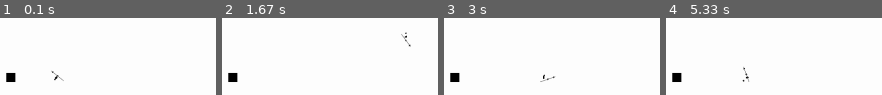
Above: before the commit, frames 1-4 (left to right).
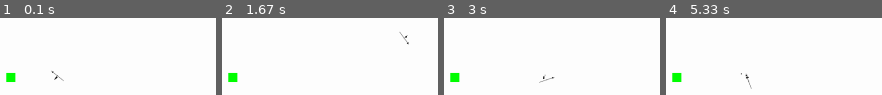
Above: after the commit, the same moments.

Repository: LeBoku/tds
Game: pygame game, started from tds/tds/tds.py
Same seed, same stepped clock (60 frames per second), same inputs: the game is played once before the commit and once after it.
Inputs (mouse positions are in pixels of both pictures, inside the frame that each line leads up to):
- Up to frame 1 (0.1 s): no input
- Up to frame 2 (1.67 s): hold D 0.33-0.8 s; move the mouse to (outside the picture) at 0.37 s; hold W 0.83-1.13 s; move the mouse to (outside the picture) at 0.87 s; hold D 1.17-1.63 s; move the mouse to (outside the picture) at 1.2 s
- Up to frame 3 (3 s): hold A 1.67-2.2 s; move the mouse to (outside the picture) at 1.7 s; click (444, 67) at 2.28 s; hold S 2.57-2.87 s; click (outside the picture) at 2.65 s; hold A from 2.9 s (still down); click (outside the picture) at 2.98 s
- Up to frame 4 (5.33 s): release A at 3.3 s; hold W 3.33-3.7 s; click (outside the picture) at 3.42 s; hold D 3.73-4.37 s; click (outside the picture) at 3.82 s; hold S 4.4-4.77 s; click (outside the picture) at 4.48 s; hold A 4.8-5.27 s; click (732, 44) at 4.88 s; hold D from 5.3 s (still down)

The runs differ from the first frame. In frame 1, 0.6% of the frame differs, in the area x 2-28%, y 71-84%; in frame 2, 0.7%; in frame 3, 0.7%; in frame 4, 0.8%, in the area x 2-40%, y 63-93%.

Commit message:
refactored player setup to placer controller

Diff:
--- a/tds/tds/map/mapController.py
+++ b/tds/tds/map/mapController.py
@@ -65,33 +65,7 @@
 	def setUpPlayer(self):
 		self.player = self.addEntity(PlayerController(self))
 		self.player.setBaseImage(images.character.player())
-
-		self.player.collisionPoints = [(-3, -1.5),
-			(3, -1.5),
-			(3, 1.5),
-			(-3, 1.5),]
-
-		self.player.coord = Vector2(500, 400)
-
-		self.player.moveSetController.registerMove("attack_forward", moveSets.spear.forwardAttack())
-		self.player.moveSetController.registerMove("move", moveSets.character.move())
-
-		self._createSubEntity("leftHand", images.character.hand(), Vector2(-5, 0))
-		rightHand = self._createSubEntity("rightHand", images.character.hand(), Vector2(5, 0))
-
-		self._createSubEntity("weapon", images.weapons.spear(), parent=rightHand)
-
-	def _createSubEntity(self, name, image, offset=Vector2(0,0), parent=None):
-		if (parent is None):
-			parent = self.player
-
-		e = SubEntity(self)
-		e.offsetVector = offset
-		e.setBaseImage(image)
-
-		parent.addSubEntity(name, e)
-
-		return e
+		self.player.setUpSubEntities()
 
 	def display(self):
 		display = self.displayHandler.display()
--- a/tds/tds/mapEntity/MapEntityController.py
+++ b/tds/tds/mapEntity/MapEntityController.py
@@ -4,7 +4,6 @@
 from base.controller import Controller
 from base.types.collision import Collison
 from mapEntity.MapEntityDisplay import MapEntityDisplay
-
 
 class MapEntityController(Controller):
 	def __init__(self, map):
@@ -47,3 +46,17 @@
 
 	def setUpDisplayHandler(self):
 		self.displayHandler = MapEntityDisplay(self)
+
+	def createSubEntity(self, name, image, offset=Vector2(0,0), parent=None):
+		if (parent is None):
+			parent = self
+
+		e = SubEntity(self.map)
+		e.offsetVector = offset
+		e.setBaseImage(image)
+
+		parent.addSubEntity(name, e)
+
+		return e
+
+from mapEntity.subEntity.subEntity import SubEntity # down here because of circular dependency
--- a/tds/tds/mapEntity/player/playerController.py
+++ b/tds/tds/mapEntity/player/playerController.py
@@ -7,11 +7,17 @@
 from pygameUtil.EventHandling import EventListener, EventHandler
 from pygameUtil import math_
 
+from mapEntity.subEntity.subEntity import SubEntity
+from store import images
+from store import moveSets
+
 class PlayerController(CharacterController):
 	def __init__(self, map):
 		super().__init__(map)
 		self.speed = 5
 		self.eventHandler = EventHandler.get()
+
+		self.isStoping = False
 
 		self.movementKeys = {
 			pygame.locals.K_w: ["y", -1],
@@ -23,8 +29,6 @@
 	def display(self):
 		self.updateAngle()
 		self.updateMovement()
-
-		print(self.isCollidingWithSomething())
 
 		return super().display()
 
@@ -47,11 +51,18 @@
 
 				if self.isCollidingWithSomething():
 					self.coord = oldCord
+		else:
+			self.stopMoveAnimation()
 
 	def startMoveAnimation(self):
 		move = self.moveSetController.getMove("move")
 		if not move.isActive:
 			move.start()
+
+	def stopMoveAnimation(self):
+		move = self.moveSetController.getMove("move")
+		if not self.isStoping:
+			move.listenForMilestone("backToDefault", lambda: move.stop())
 
 	def updateAngle(self):
 		mousePosVector = Vector2(pygame.mouse.get_pos())
@@ -71,3 +82,19 @@
 				move.start()
 			elif move.framesLeft < quequeWindow:
 				move.listenForEnd(lambda: move.start())
+
+	def setUpSubEntities(self):
+		self.collisionPoints = [(-3, -1.5),
+			(3, -1.5),
+			(3, 1.5),
+			(-3, 1.5)]
+
+		self.coord = Vector2(500, 400)
+
+		self.moveSetController.registerMove("attack_forward", moveSets.spear.forwardAttack())
+		self.moveSetController.registerMove("move", moveSets.character.move())
+
+		self.createSubEntity("leftHand", images.character.hand(), Vector2(-5, 0))
+		rightHand = self.createSubEntity("rightHand", images.character.hand(), Vector2(5, 0))
+
+		self.createSubEntity("weapon", images.weapons.spear(), parent=rightHand)
--- a/tds/tds/store/images/character.py
+++ b/tds/tds/store/images/character.py
@@ -4,13 +4,13 @@
 from store.images import util
 
 def player():
-	img = util.createAlphaSurface((5, 3))
+	img = util.createAlphaSurface((5, 2))
 	img.fill((0,0,0))
 
 	return img
 
 def hand():
-	img = util.createAlphaSurface((2, 2))
+	img = util.createAlphaSurface((1, 1))
 	img.fill((0,0,0))
 
 	return img
--- a/tds/tds/store/images/props.py
+++ b/tds/tds/store/images/props.py
@@ -2,6 +2,6 @@
 
 def crate():
 	img = util.createAlphaSurface((20, 20))
-	img.fill((0,0,0))
+	img.fill((0,255,0))
 
 	return img
--- a/tds/tds/store/moveSets/character.py
+++ b/tds/tds/store/moveSets/character.py
@@ -2,22 +2,26 @@
 from ._move import Move
 
 def move():
-	armSwing = 10
-	armSwingTime = 10
+	armSwing = 5
+	armSwingTime = 5
 
 	rightHand = Entity()
 	rightHand.animateTo(armSwingTime, (0, armSwing))
-	rightHand.animateTo(armSwingTime*2, (0, -armSwing))
-	rightHand.backToDefault(armSwingTime)
+	rightHand.animateTo(armSwingTime, (0, 0))
+	rightHand.animateTo(armSwingTime, (0, -armSwing))
+	rightHand.animateTo(armSwingTime, (0, 0))
 
 	leftHand = Entity()
 	leftHand.animateTo(armSwingTime, (0, -armSwing))
-	leftHand.animateTo(armSwingTime*2, (0, armSwing))
-	leftHand.backToDefault(armSwingTime)
+	leftHand.animateTo(armSwingTime, (0, 0))
+	leftHand.animateTo(armSwingTime, (0, armSwing))
+	leftHand.animateTo(armSwingTime, (0, 0))
 
 	move = Move(
 		rightHand=rightHand,
 		leftHand=leftHand
 	)
 
+	move.mileStones["backToDefault"] = armSwingTime * 2
+
 	return move
